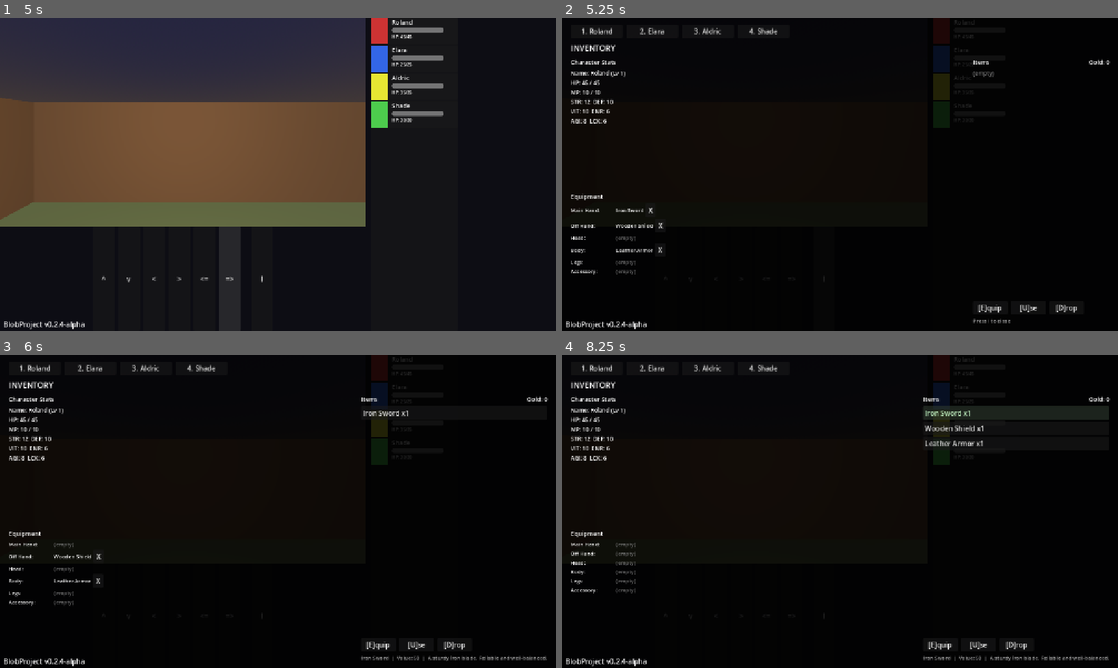
Above: before the commit, frames 1-4 (two rows, left to right).
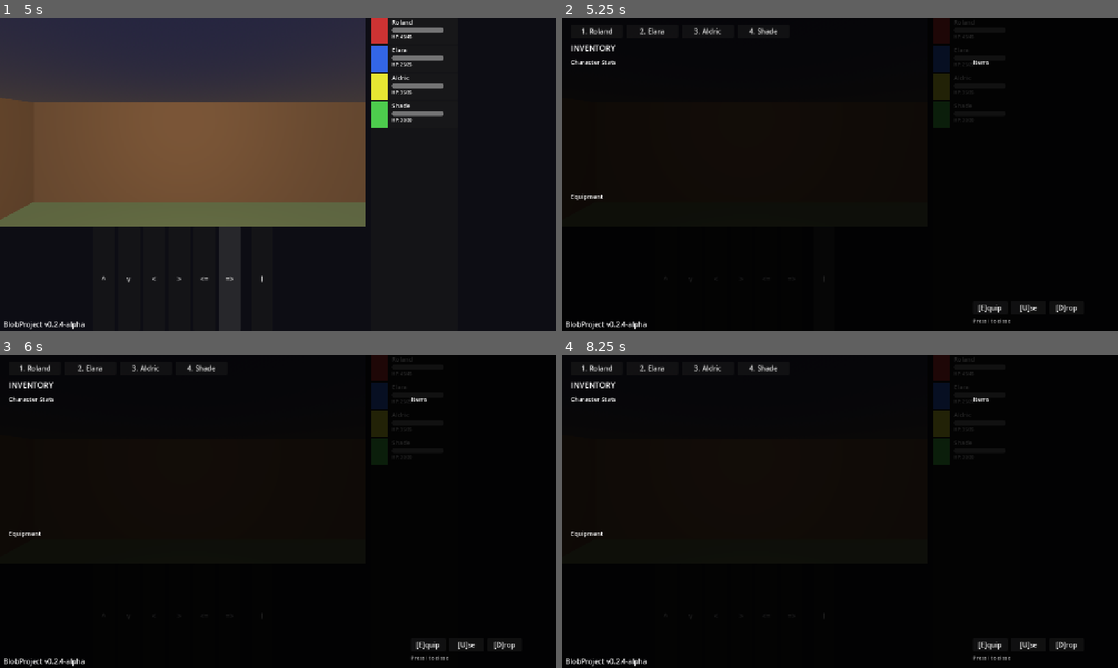
Above: after the commit, the same moments.

Repository: drax-xard/BlobProject
Game: Godot game, scene res://scenes/main.tscn
Two runs of this game, one before a commit and one after it. Both use one fixed random seed, a clock stepped at 60 frames per second and the inputs below.
Inputs (mouse positions are in pixels of both pictures, inside the frame that each line leads up to):
- Up to frame 1 (5 s): click "^" at 0.5 s; click "v" at 1.25 s; click "<" at 2 s; click ">" at 2.75 s; click "<=" at 3.5 s; click "=>" at 4.25 s
- Up to frame 2 (5.25 s): click "I" at 5 s
- Up to frame 3 (6 s): click (88, 545) at 5.75 s, where only the run before the commit has a clickable "X"
- Up to frame 4 (8.25 s): click (662, 555) at 6.5 s, where only the run before the commit has a clickable "X"; click (662, 574) at 7.25 s, where only the run before the commit has a clickable "X"; click (1017, 414) at 8 s, where only the run before the commit has a clickable "Iron Sword x1"

Frame 1 is identical in both runs. In frame 2, 1.0% of the frame differs, in the area x 1-99%, y 13-82%; in frame 3, 1.6%; in frame 4, 3.1%, in the area x 1-99%, y 13-98%.

Commit message:
fix: Inventory selection feedback and equip flow
- _on_item_pressed now updates info label on click
- _on_equip_pressed shows 'Select an item first' when nothing selected
- _process initializes selection index when panel opens
- Added debug logging to equip/unequip actions
- Shows success/failure feedback in info label

Diff:
--- a/scripts/ui/inventory_panel.gd
+++ b/scripts/ui/inventory_panel.gd
@@ -162,10 +162,12 @@
 			get_viewport().set_input_as_handled()
 
 func _process(_delta: float) -> void:
-	visible = GameManager.current_state == GameManager.GameState.INVENTORY
-	if visible and _party_buttons.get_child_count() == 0:
+	var should_show: bool = GameManager.current_state == GameManager.GameState.INVENTORY
+	if should_show and not visible:
+		_selected_item_idx = 0
 		_build_party_buttons()
 		_refresh()
+	visible = should_show
 
 func _build_party_buttons() -> void:
 	for child in _party_buttons.get_children():
@@ -307,8 +309,11 @@
 func _on_item_pressed(index: int) -> void:
 	_selected_item_idx = index
 	_refresh_item_selection()
+	_update_info_label()
 
 func _on_unequip_pressed(slot: String) -> void:
+	var char_name: String = GameManager.party[_selected_char].get("name", "?")
+	DebugLog.info("InventoryPanel: Unequipping %s from %s" % [slot, char_name])
 	var success: bool = GameManager.unequip_item(_selected_char, slot)
 	if success:
 		_info_label.text = "Unequipped from %s" % slot.replace("_", " ")
@@ -318,6 +323,7 @@
 
 func _on_equip_pressed() -> void:
 	if _selected_item_idx < 0 or _selected_item_idx >= _item_list.size():
+		_info_label.text = "Select an item first"
 		return
 	var entry: Dictionary = _item_list[_selected_item_idx]
 	var item_record: Dictionary = DataRegistry.get_record(entry["id"])
@@ -328,10 +334,14 @@
 	if item_type != "weapon" and item_type != "armor":
 		_info_label.text = "Cannot equip '%s'" % item_record.get("name", entry["id"])
 		return
+	var char_name: String = GameManager.party[_selected_char].get("name", "?")
+	DebugLog.info("InventoryPanel: Equipping '%s' on %s" % [entry["id"], char_name])
 	var success: bool = GameManager.equip_item(_selected_char, entry["id"])
 	if success:
-		_selected_item_idx = clampi(_selected_item_idx, 0, _item_list.size() - 1)
+		_info_label.text = "Equipped '%s' on %s" % [item_record.get("name", entry["id"]), char_name]
 		_refresh()
+	else:
+		_info_label.text = "Failed to equip '%s'" % item_record.get("name", entry["id"])
 
 func _on_use_pressed() -> void:
 	if _selected_item_idx < 0 or _selected_item_idx >= _item_list.size():
